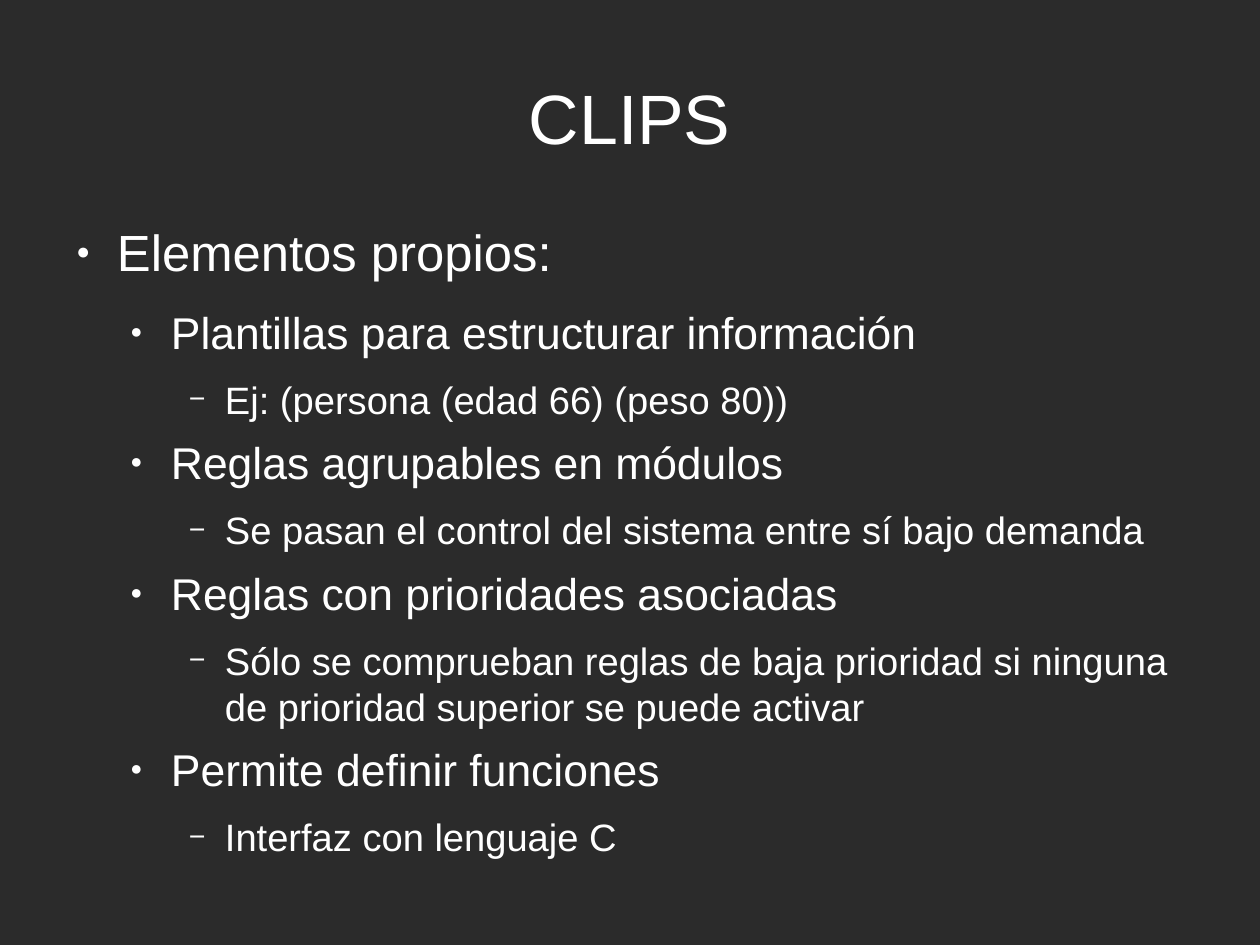
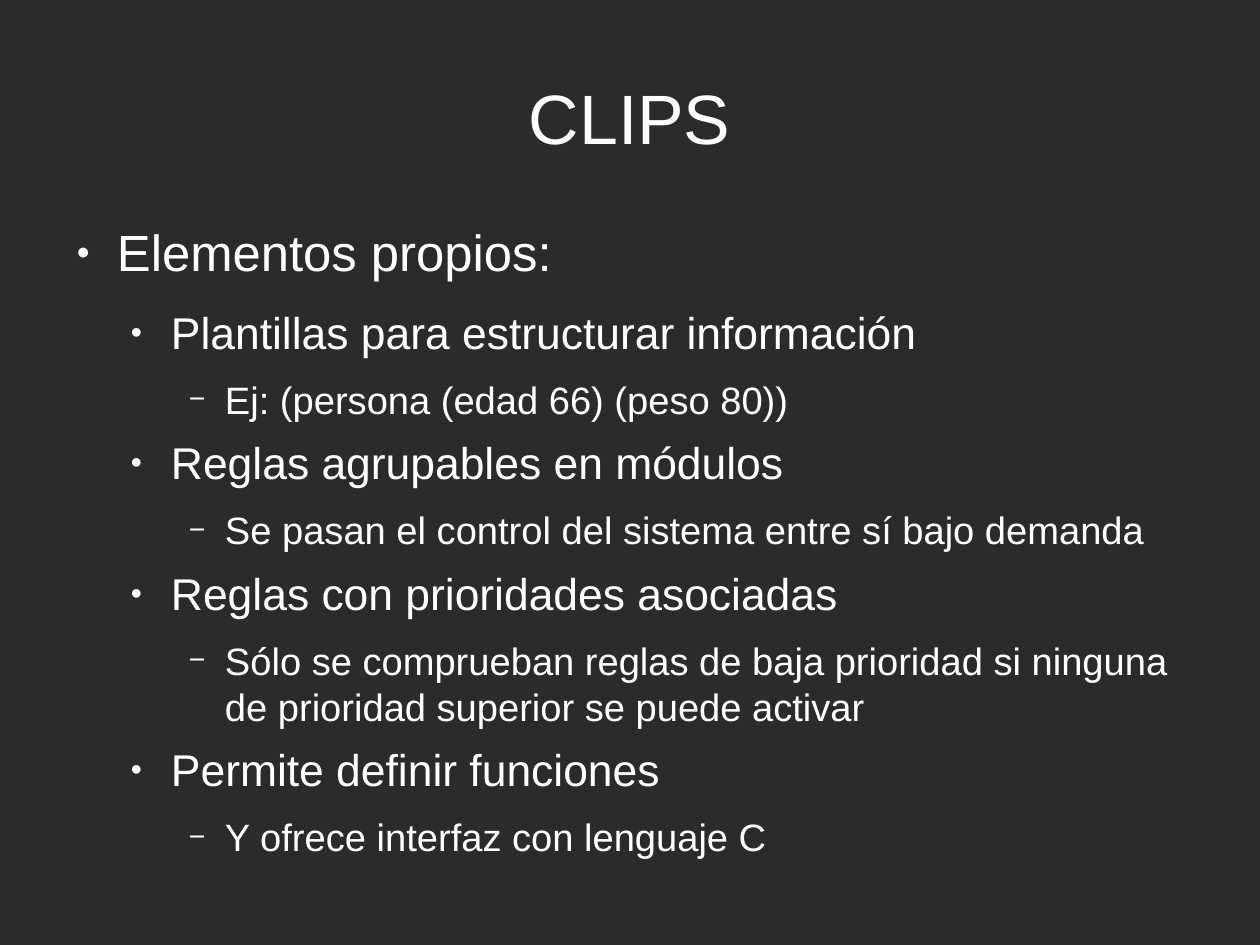
Before and after one commit to rompehielos013013013/gsiege, a slide deck: slide 9 of presentacion/expertoUCLM2014/SSEE-IA.odp. Drawn at 1260x945 pixels with LibreOffice and Linux fonts; fonts in the diff are those of the drawing; background and template pictures are left out; a plain dark background stands for a picture behind light text. Boxes give left, top, right and bottom in pixels: in the first picture for what was removed or moved away, otherwise in the second. Text is boxed around its words. In the diff, an @@ line names an element or a change of style, - is before the commit and + after.

```diff
--- a/presentacion/expertoUCLM2014/SSEE-IA.odp
+++ b/presentacion/expertoUCLM2014/SSEE-IA.odp
@@ text at [225,823,767,859]: text changed @@
-    − Interfaz con lenguaje C
+    − Y ofrece interfaz con lenguaje C
```
Also in this commit, not shown: 17 other slides changed, 6 slides added, 1 other file.
